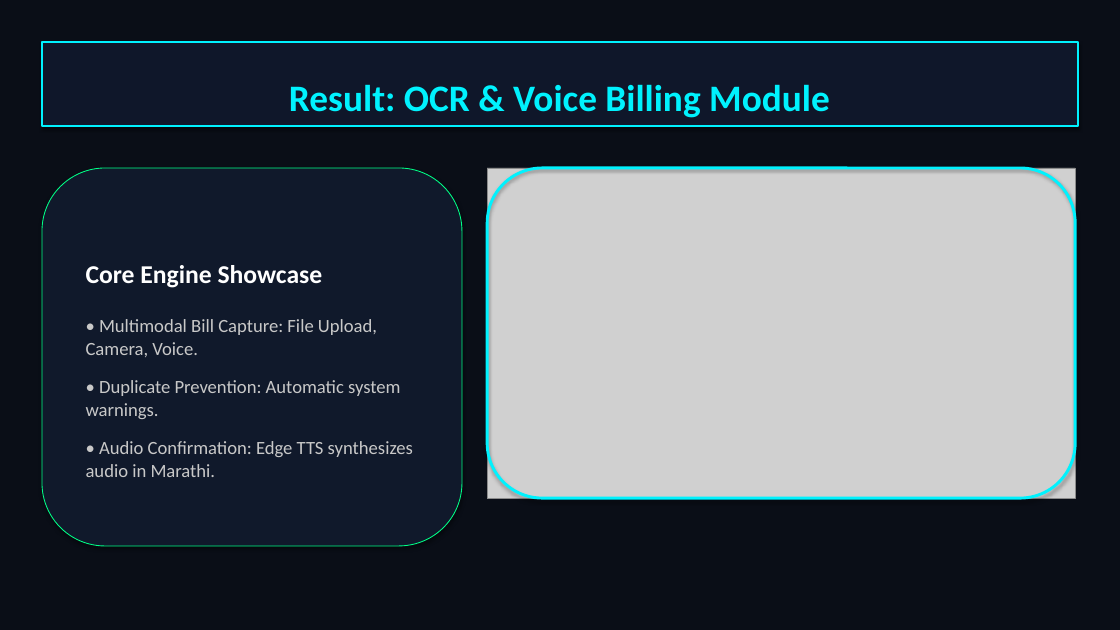
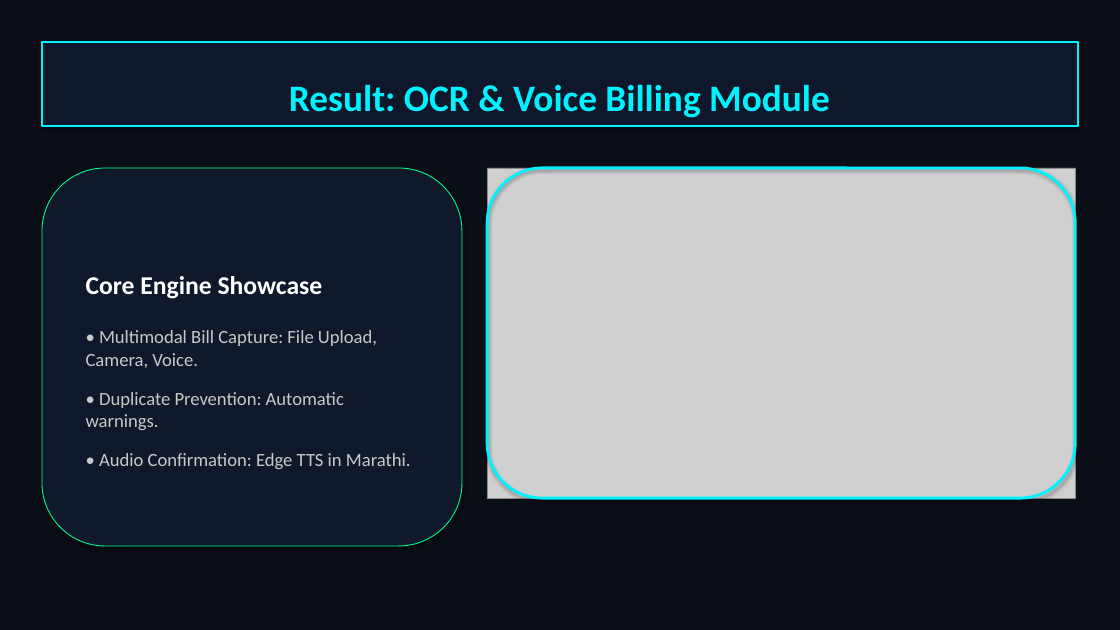
Before and after one commit to sanketkirdat08-cmd/vernaledger-ai, a slide deck: slide 3 of VernaLedger_Full_Presentation.pptx. Drawn at 1120x630 pixels with LibreOffice and Linux fonts; fonts in the diff are those of the drawing; grey boxes stand for pictures. Boxes give left, top, right and bottom in pixels: in the first picture for what was removed or moved away, otherwise in the second. Text is boxed around its words. In the diff, an @@ line names an element or a change of style, - is before the commit and + after.

```diff
--- a/VernaLedger_Full_Presentation.pptx
+++ b/VernaLedger_Full_Presentation.pptx
@@ text in rounded rectangle at [86, 392, 411, 469]: text changed @@
-• Duplicate Prevention: Automatic system warnings.
-• Audio Confirmation: Edge TTS synthesizes audio in Marathi.
+• Duplicate Prevention: Automatic warnings.
+• Audio Confirmation: Edge TTS in Marathi.
```
Also in this commit, not shown: 6 other slides changed, 1 other file.
